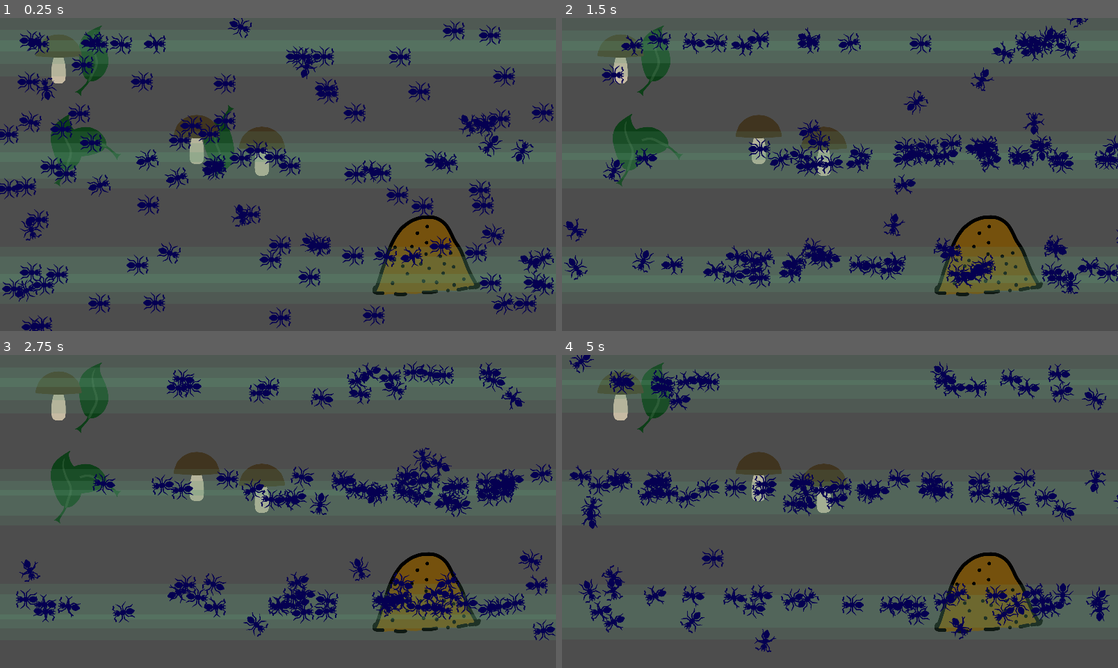
Above: before the commit, frames 1-4 (two rows, left to right).
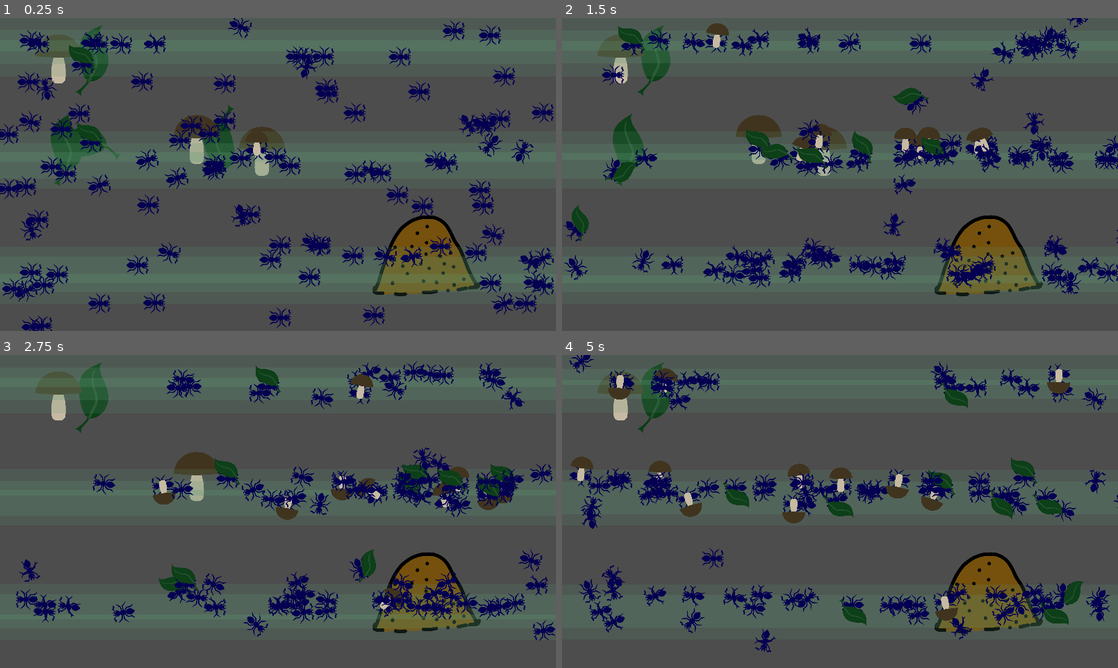
Above: after the commit, the same moments.

Repository: allemansratten/AntColonyTycoonDeluxe
Game: Godot game, scene res://game.tscn
Two runs of this game, one before a commit and one after it. Both use one fixed random seed, a clock stepped at 60 frames per second and the inputs below.
Inputs (mouse positions are in pixels of both pictures, inside the frame that each line leads up to):
- Up to frame 1 (0.25 s): no input
- Up to frame 2 (1.5 s): move the mouse to (962, 158) at 0.52 s; click (962, 158) at 0.67 s; move the mouse to (728, 190) at 1.27 s; click (728, 190) at 1.42 s
- Up to frame 3 (2.75 s): move the mouse to (333, 442) at 2.02 s; click (333, 442) at 2.17 s
- Up to frame 4 (5 s): move the mouse to (812, 574) at 2.77 s; click (812, 574) at 2.92 s; move the mouse to (1006, 558) at 3.52 s; click (1006, 558) at 3.67 s; move the mouse to (673, 464) at 4.27 s; click (673, 464) at 4.42 s

The runs differ from the first frame. In frame 1, 0.3% of the frame differs, in the area x 12-48%, y 8-44%; in frame 2, 2.8%; in frame 3, 4.1%; in frame 4, 4.5%, in the area x 1-94%, y 4-87%.

Commit message:
Ants will now carry items

Diff:
--- a/ant.gd
+++ b/ant.gd
@@ -9,7 +9,7 @@
 
 @export var inventory_num_items_carried: int = 0
 @export var inventory_max_items: int = 1
-@export var inventory_item_variant: ItemVariant
+@export var inventory_item_variant: ItemVariant = ItemVariant.NONE
 
 var carried_item_sprite: Sprite2D
 @export var min_move_distance: float = 150.0
@@ -40,6 +40,8 @@
 
 	carried_item_sprite = Sprite2D.new()
 	carried_item_sprite.position = Vector2(0, -20)
+	carried_item_sprite.scale = Vector2(0.25, 0.25)
+	add_child(carried_item_sprite)
 
 	# Start after a random delay to desync them at the beginning
 	await get_tree().create_timer(randf_range(0.0, max_wait_time)).timeout
@@ -170,7 +172,7 @@
 
 func maybe_pickup_item(picked_item_variant: ItemVariant, picked_item_texture: Texture) -> bool:
 	# If the ant is carrying an item, it can only pick up the same type
-	if inventory_item_variant != null && inventory_item_variant != picked_item_variant:
+	if inventory_item_variant != ItemVariant.NONE && inventory_item_variant != picked_item_variant:
 		return false
 	# If the ant is not carrying an item, it can pick up any type
 	if inventory_num_items_carried >= inventory_max_items:
--- a/item_variants.gd
+++ b/item_variants.gd
@@ -1,4 +1,5 @@
 enum ItemVariant {
+    NONE,
     LEAF,
     MUSHROOM,
 }
--- a/scene_item.gd
+++ b/scene_item.gd
@@ -40,8 +40,8 @@
 
 # Collision detection function
 func _on_area_2d_body_entered(ant_body: Node2D) -> void:
-	var picked_up_item = ant_body.maybe_pickup_item(item_variant, sprite_node.texture)
-	if picked_up_item:
+	var did_pickup_item = ant_body.maybe_pickup_item(item_variant, sprite_node.texture)
+	if did_pickup_item:
 		resources_remaining -= 1
 	if resources_remaining <= 0:
 		queue_free() # Remove the item from the scene
--- a/scene_item.tscn
+++ b/scene_item.tscn
@@ -3,7 +3,7 @@
 [ext_resource type="Script" path="res://scene_item.gd" id="1_psmy6"]
 
 [sub_resource type="CircleShape2D" id="CircleShape2D_reoor"]
-radius = 10.198
+radius = 20.0
 
 [node name="SceneItem" type="Node2D"]
 script = ExtResource("1_psmy6")
Not shown: 1 places in ant.tscn that only renumber resources
